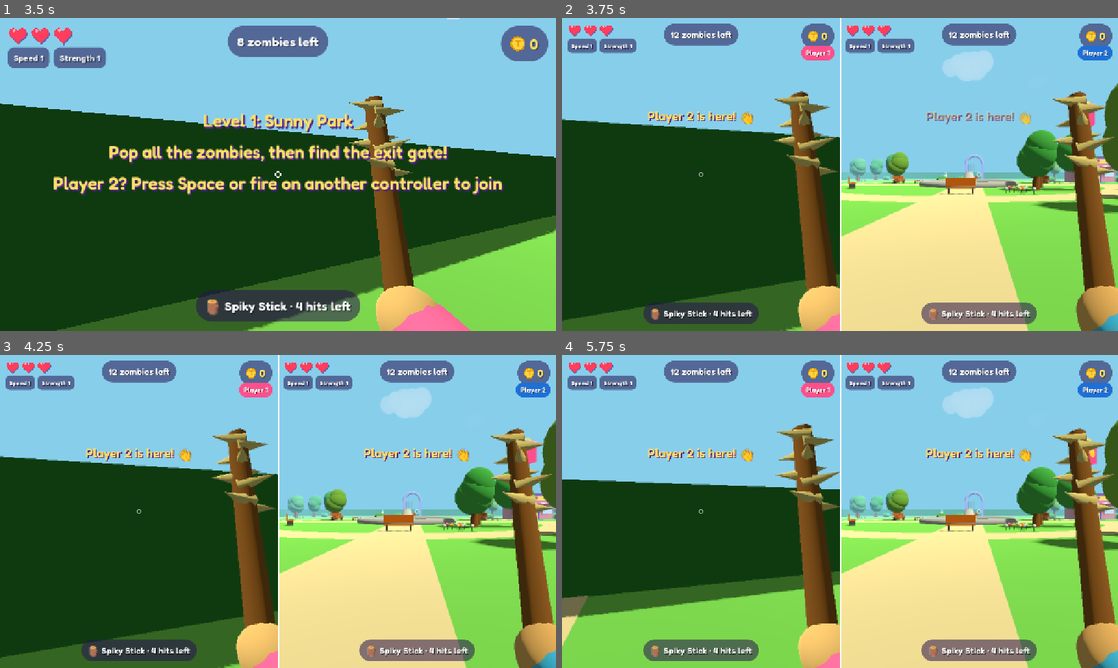
Above: before the commit, frames 1-4 (two rows, left to right).
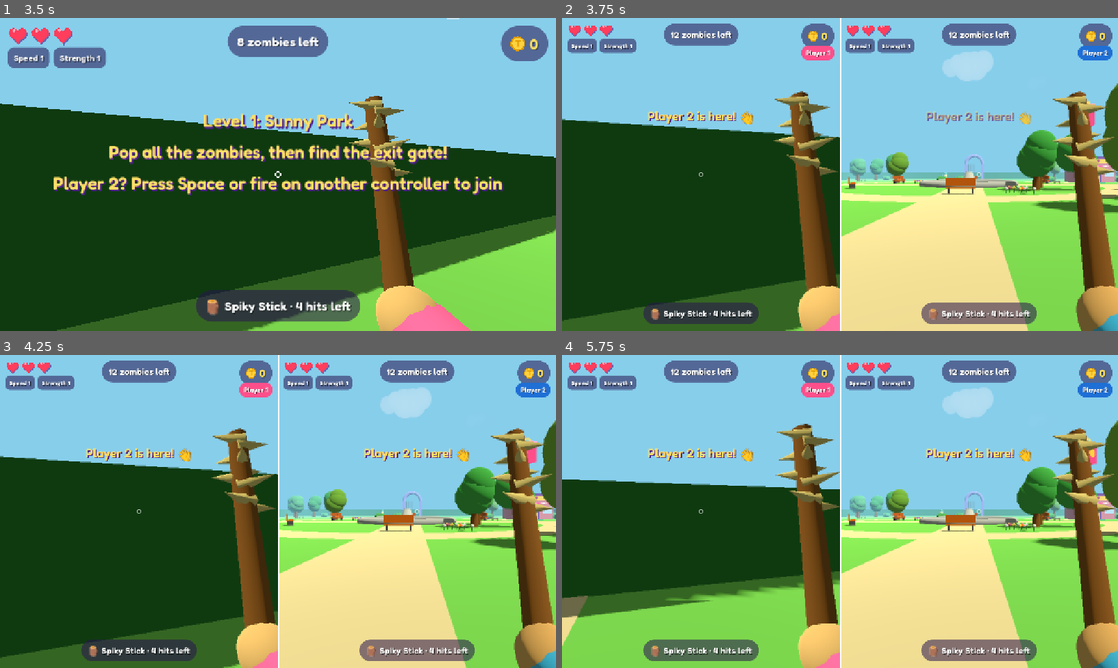
Above: after the commit, the same moments.

Repository: BennyWebb/zombie-tag
Game: Godot game, scene res://scenes/main.tscn
Same seed, same stepped clock (60 frames per second), same inputs: the game is played once before the commit and once after it.
Inputs:
- Up to frame 1 (3.5 s): tap Enter at 0.5, 1.35 s; hold D 0.53-1.28 s; tap Space (p1_attack) at 0.6 s; hold S 1.28-2.03 s; hold D 2.03-2.78 s; tap Keypad Enter at 2.1 s; hold W from 2.78 s (still down); tap Shift at 2.85 s
- Up to frame 2 (3.75 s): release W at 3.53 s; hold A from 3.53 s (still down); tap 2 at 3.6 s
- Up to frame 3 (4.25 s): keep holding A
- Up to frame 4 (5.75 s): tap Space (p1_attack) at 4.25, 5.1 s; tap 2 at 4.35 s; tap Enter at 5 s; release A at 5.03 s; hold S from 5.03 s (still down)

Frame 1 is identical in both runs. In frame 2, 0.1% of the frame differs, in the area x 40-100%, y 47-100%; in frame 3, 0.1%; in frame 4, 0.6%, in the area x 0-100%, y 47-84%.

Commit message:
Godot: fewer shadow draws, and clearer F3 timings
Zombies' eyes and mouths no longer cast shadows (too small to see, but
each was drawn again for every layer of the sun's shadows), and with two
players the shadows reach 40 m rather than 60. In a two-player test that
cut the draw calls from 394 to 329.

The F3 overlay's first time is now labelled as the whole frame (that's
what Godot's number is), and the game's own code is timed on its own.

Co-Authored-By: Claude Opus 5.5 <noreply@anthropic.com>
Claude-Session: https://claude.ai/code/session_01LLQA4ZnRtB4LSabNngitDm

Diff:
--- a/godot/scripts/hud.gd
+++ b/godot/scripts/hud.gd
@@ -37,6 +37,7 @@
 var level_done_go := Label.new()
 var speed := Label.new()
 var views: Array[RID] = [] # the screens being drawn (main.gd sets them), for timing them
+var game_time := 0.0 # how long the game's own code took this frame, in ms (main.gd sets it)
 var hearts_shown := -1
 var blink_time := 0.0
 
@@ -400,18 +401,18 @@
 	toast_label.modulate.a = move_toward(toast_label.modulate.a, 1.0 if toast_time > 0 else 0.0, delta / 0.3)
 	if speed.visible:
 		var size := get_viewport().get_visible_rect().size * get_viewport().get_final_transform().get_scale()
-		# how long each frame takes, in milliseconds (a frame has 16.7 ms for 60 fps): running the
-		# game, the processor getting the drawing ready, and the graphics chip drawing it (that
-		# one shows 0 if the graphics chip can't time itself)
+		# how long things take, in milliseconds (for 60 fps a whole frame has 16.7 ms): the whole
+		# frame, the game's own code, the processor getting the drawing ready, and the graphics chip
+		# drawing it (that one shows 0 if the graphics chip can't time itself, like the Shield's)
 		var cpu := RenderingServer.get_frame_setup_time_cpu()
 		var gpu := 0.0
 		for rid in views:
 			cpu += RenderingServer.viewport_get_measured_render_time_cpu(rid)
 			gpu += RenderingServer.viewport_get_measured_render_time_gpu(rid)
-		speed.text = "%d fps · %d draw calls · %d objects · drawn at %d x %d\ngame %.1f ms · drawing: processor %.1f ms, graphics chip %.1f ms" % [
+		speed.text = "%d fps · %d draw calls · %d objects · drawn at %d x %d\nframe %.1f ms · game code %.1f ms · drawing: processor %.1f ms, graphics chip %.1f ms" % [
 			Performance.get_monitor(Performance.TIME_FPS),
 			Performance.get_monitor(Performance.RENDER_TOTAL_DRAW_CALLS_IN_FRAME),
 			Performance.get_monitor(Performance.RENDER_TOTAL_OBJECTS_IN_FRAME),
 			size.x, size.y,
-			Performance.get_monitor(Performance.TIME_PROCESS) * 1000, cpu, gpu,
+			Performance.get_monitor(Performance.TIME_PROCESS) * 1000, game_time, cpu, gpu,
 		]
--- a/godot/scripts/level.gd
+++ b/godot/scripts/level.gd
@@ -70,10 +70,11 @@
 
 
 ## With two players the world is drawn twice, so the sun's shadows are made more simply: in two
-## layers rather than four (each layer draws everything that casts a shadow again), on a shadow map
-## half the usual size. The shadows close to you stay sharp.
+## layers rather than four (each layer draws everything that casts a shadow again), reaching 40 m
+## rather than 60, on a shadow map half the usual size. The shadows close to you stay sharp.
 func set_two_player_shadows(two: bool) -> void:
 	sun.directional_shadow_mode = DirectionalLight3D.SHADOW_PARALLEL_2_SPLITS if two else DirectionalLight3D.SHADOW_PARALLEL_4_SPLITS
+	sun.directional_shadow_max_distance = 40.0 if two else 60.0
 	# (the usual size is smaller on Android already: Godot's "size.mobile" setting)
 	var usual: int = ProjectSettings.get_setting_with_override("rendering/lights_and_shadows/directional_shadow/size")
 	RenderingServer.directional_shadow_atlas_set_size(usual / 2 if two else usual, true)
--- a/godot/scripts/main.gd
+++ b/godot/scripts/main.gd
@@ -244,6 +244,13 @@
 func _process(delta: float) -> void:
 	if paused or finished:
 		return
+	var started := Time.get_ticks_usec() # (for the F3 numbers)
+	update(delta)
+	huds[0].game_time = lerpf(huds[0].game_time, (Time.get_ticks_usec() - started) / 1000.0, 0.1)
+
+
+## Everything that happens in a frame of the game.
+func update(delta: float) -> void:
 	time += delta
 
 	# (popped zombies leave the list straight away, so it only holds ones still standing)
--- a/godot/scripts/zombie.gd
+++ b/godot/scripts/zombie.gd
@@ -65,6 +65,10 @@
 	add_child(model)
 	Data.hide_parts(model, "zombies/" + kind)
 	Data.remove_extra_shadows(model)
+	# its eyes and mouth are too small for their shadows to show, but each shadow would be drawn
+	# again for every layer of the sun's shadows, so they have none
+	for part in model.find_child("head", true, false).find_children("*", "GeometryInstance3D", true, false):
+		part.cast_shadow = GeometryInstance3D.SHADOW_CASTING_SETTING_OFF
 	body = model.find_child("body", true, false)
 	for side in ["L", "R"]:
 		arms.append(model.find_child("arm" + side, true, false))
